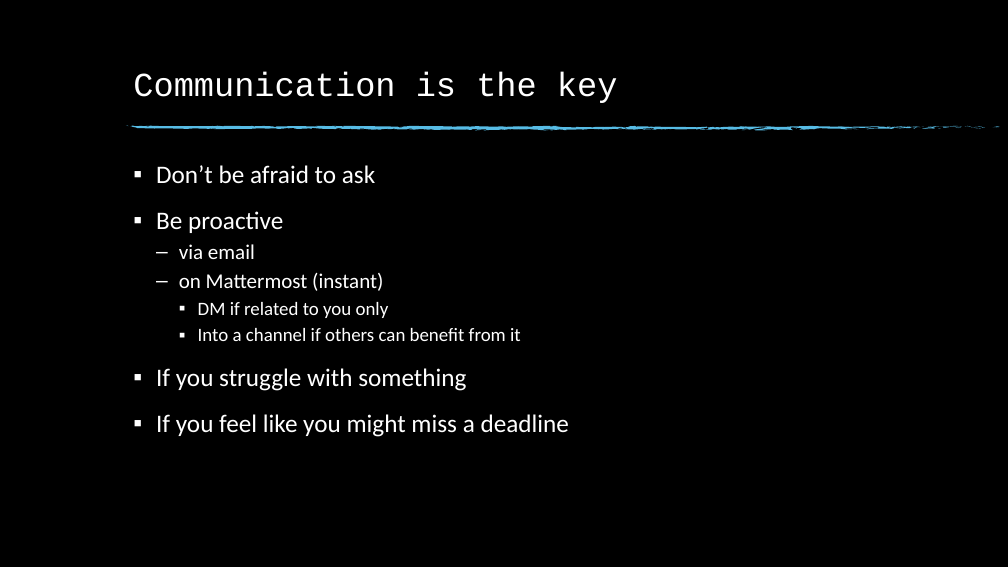
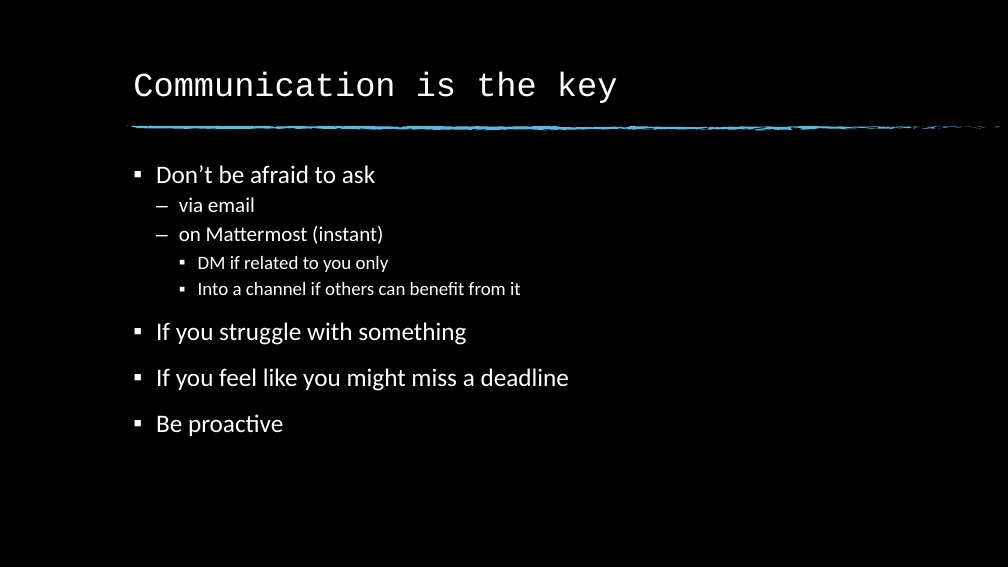
Before and after one commit to fan1x/fan1x.github.io, a slide deck: slide 13 of data/2022-23/cpp/ex02.pptx (slide 10 before the commit). Drawn at 1008x567 pixels with LibreOffice and Linux fonts; fonts in the diff are those of the drawing; background and template pictures are left out. Boxes give left, top, right and bottom in pixels: in the first picture for what was removed or moved away, otherwise in the second. Text is boxed around its words. In the diff, an @@ line names an element or a change of style, - is before the commit and + after.

```diff
--- a/data/2022-23/cpp/ex02.pptx
+++ b/data/2022-23/cpp/ex02.pptx
@@ text at [156,211,283,233]: paragraph removed @@
-▪ Be proactive
@@ text at [156,414,283,436]: paragraph added @@
+▪ Be proactive
```
Also in this commit, not shown: 15 other slides changed, 5 slides added, 9 slides removed.
